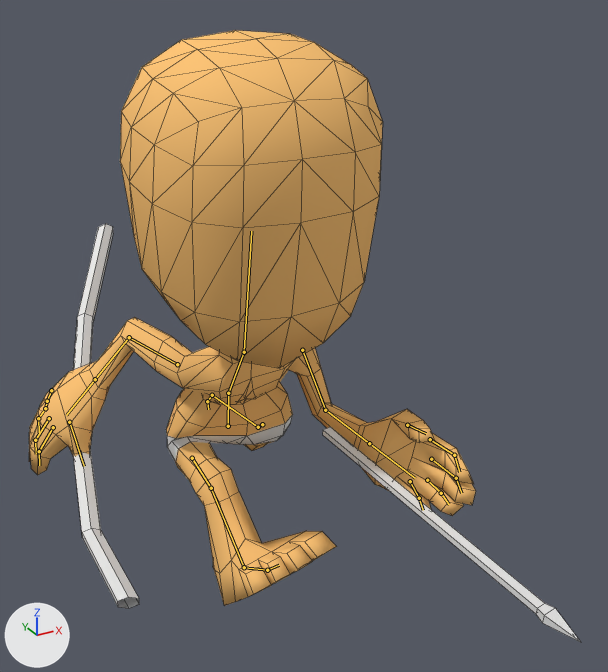
What one commit did to the Blender file Assets/ReferencedData/Client/Meshes/Models/HumanMale.blend.
The view is the same before and after, from a camera (50 mm lens) standing at (-0.92, -2.16, 2.08) and looking at (0.11, -0.29, 1.15). The lights are fixed; the arrows at lower left show +X, +Y and +Z. Both versions are drawn at frame 1 of the action 'Run'; the numbers are the values there. The bones that bend it are drawn over the model as lines. Mesh edges are drawn as thin lines.

Names of what the first picture shows: 'ExampleShield', 'ExampleWeapon', 'SkinMesh'.
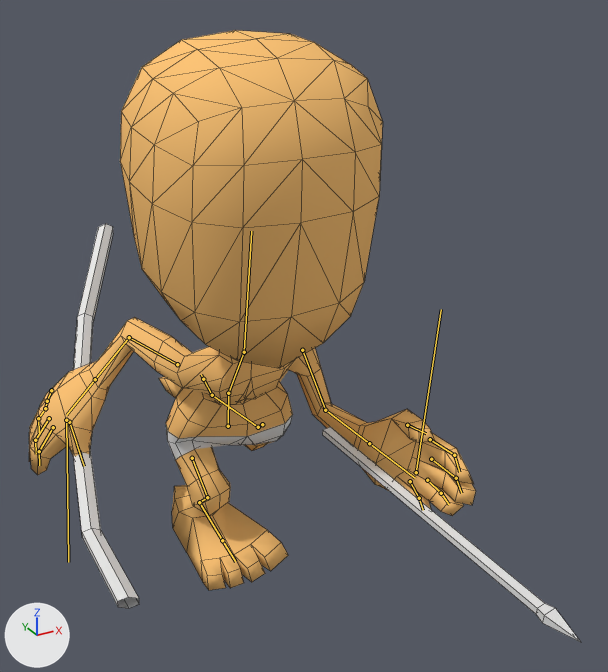
Changed parts and their boxes [x1, y1, x2, y2] in the pictures (608 x 672 px):
'SkinMesh', posed: before [29, 30, 476, 606]; after [29, 30, 476, 590]
bone 'LeftFeet', root to tip: before (212, 395) to (207, 401); after (212, 395) to (203, 379)
bone 'RightLeg', root to tip: before (192, 458) to (211, 488); after (192, 458) to (207, 497)
bone 'RightShiv', root to tip: before (211, 488) to (244, 567); after (207, 497) to (199, 502)
bone 'RightFeet', root to tip: before (244, 567) to (267, 570); after (199, 502) to (222, 540)

The change, as a diff of the scene's bpy script:
```diff
--- a/Assets/ReferencedData/Client/Meshes/Models/HumanMale.blend.py
+++ b/Assets/ReferencedData/Client/Meshes/Models/HumanMale.blend.py
@@ bone_leftfeet @@
 bone_leftfeet = bpy.data.objects['Armature'].pose.bones['LeftFeet']  # child of 'LeftShin'
-bone_leftfeet.rotation_quaternion = (0.954, 0.269, 0.124, 0.036)  # degrees (32, 13, 8)
+bone_leftfeet.rotation_quaternion = (0.851, 0.486, 0.196, -0.036)  # degrees (61, 22, 8)
@@ bone_rightleg @@
 bone_rightleg = bpy.data.objects['Armature'].pose.bones['RightLeg']  # child of 'Base'
-bone_rightleg.rotation_quaternion = (0.721, -0.681, 0.113, -0.054)  # degrees (-87, 5, -13)
+bone_rightleg.rotation_quaternion = (0.866, -0.478, 0.119, -0.082)  # degrees (-59, 7, -15)
@@ bone_rightshiv @@
 bone_rightshiv = bpy.data.objects['Armature'].pose.bones['RightShiv']  # child of 'RightLeg'
-bone_rightshiv.rotation_quaternion = (0.911, 0.407, -0.062, 0.007)  # degrees (48, -7, -2)
+bone_rightshiv.rotation_quaternion = (0.689, 0.72, 0.064, -0.046)  # degrees (93, 9, 2)
@@ bone_rightfeet @@
 bone_rightfeet = bpy.data.objects['Armature'].pose.bones['RightFeet']  # child of 'RightShiv'
-bone_rightfeet.rotation_quaternion = (0.985, -0.17, 0.024, 0.0)  # degrees (-20, 3, 0)
+bone_rightfeet.rotation_quaternion = (0.918, -0.394, 0.003, -0.043)  # degrees (-46, -2, -5)
```
